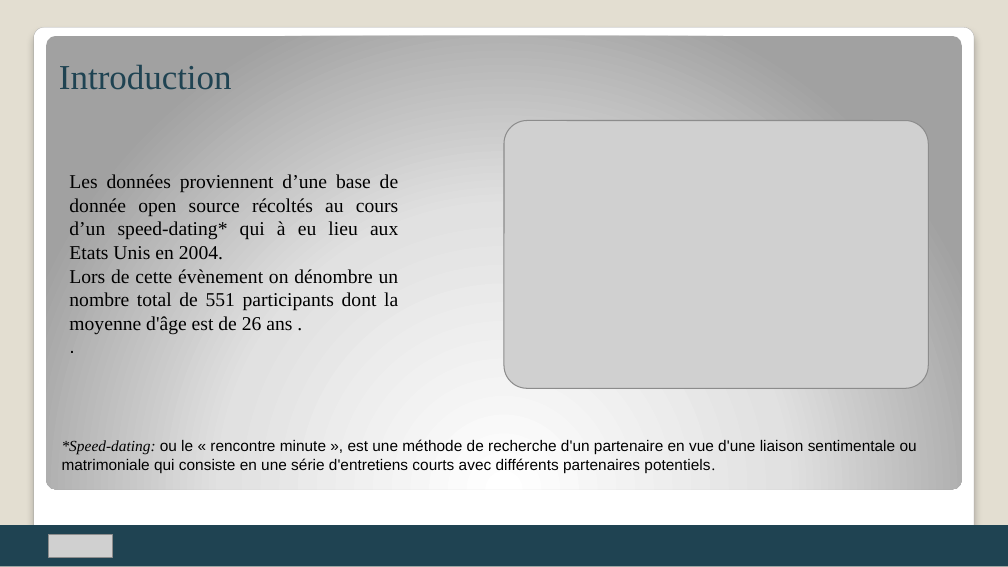
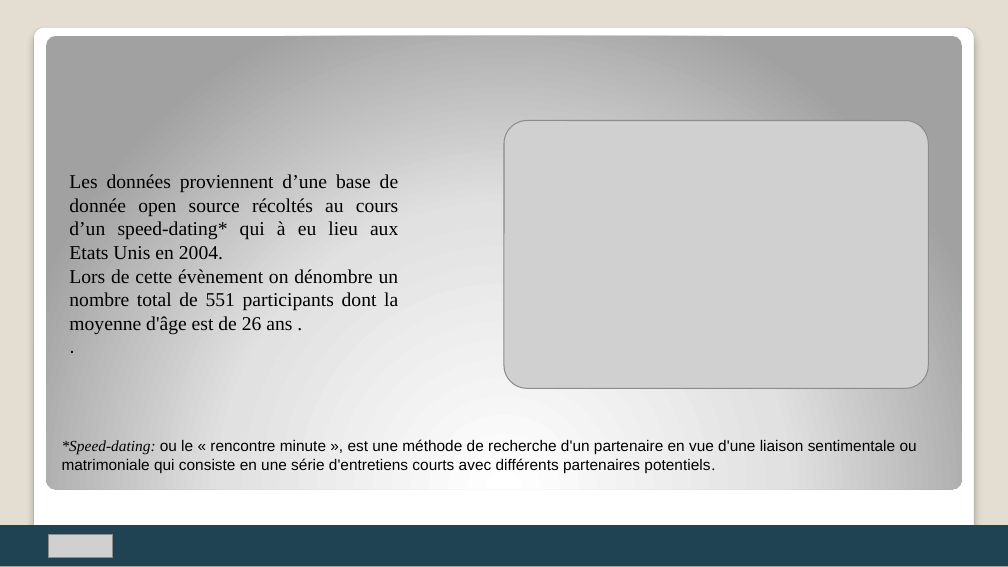
Before and after one commit to ZoziLaMalice/speed_dating, a slide deck: slide 5 of Rendu/Speed-dating.pptx. Drawn at 1008x567 pixels with LibreOffice and Linux fonts; fonts in the diff are those of the drawing; grey boxes stand for pictures. Boxes give left, top, right and bottom in pixels: in the first picture for what was removed or moved away, otherwise in the second. Text is boxed around its words. In the diff, an @@ line names an element or a change of style, - is before the commit and + after.

```diff
--- a/Rendu/Speed-dating.pptx
+++ b/Rendu/Speed-dating.pptx
@@ title removed at <box>59,65,232,90</box> @@
-Introduction
```
Also in this commit, not shown: 3 other slides changed, 2 other files.
